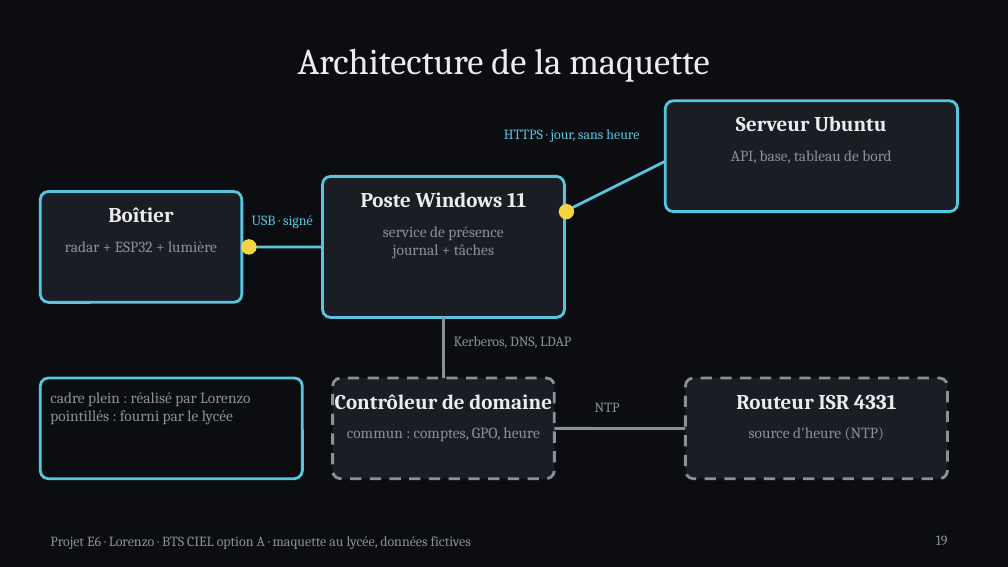
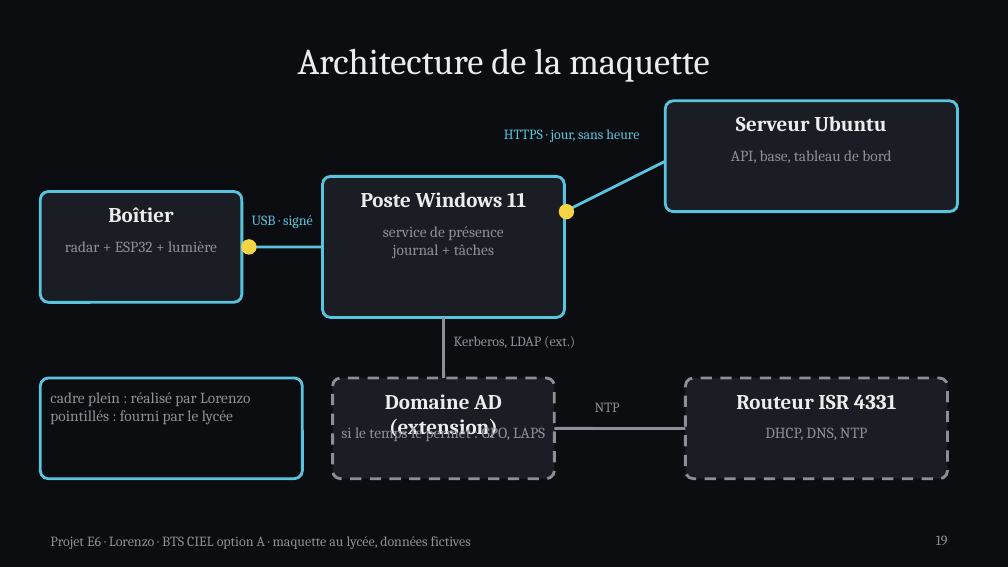
Before and after one commit to bachir151/projet-E6, a slide deck: slide 19 of Projet apprenti 3/livrables/powerpoint-3b1b/Projet_E6_Lorenzo_3b1b.pptx. Drawn at 1008x567 pixels with LibreOffice and Linux fonts; fonts in the diff are those of the drawing. Boxes give left, top, right and bottom in pixels: in the first picture for what was removed or moved away, otherwise in the second. Text is boxed around its words. In the diff, an @@ line names an element or a change of style, - is before the commit and + after.

```diff
--- a/Projet apprenti 3/livrables/powerpoint-3b1b/Projet_E6_Lorenzo_3b1b.pptx
+++ b/Projet apprenti 3/livrables/powerpoint-3b1b/Projet_E6_Lorenzo_3b1b.pptx
@@ text at <box>454,336,575,348</box>: text changed @@
-Kerberos, DNS, LDAP
+Kerberos, LDAP (ext.)
@@ text at <box>385,394,502,439</box>: text changed @@
-Contrôleur de domaine
+Domaine AD (extension)
@@ text at <box>341,425,545,441</box>: text changed @@
-commun : comptes, GPO, heure
+si le temps le permet : GPO, LAPS
@@ text at <box>765,427,867,440</box>: text changed @@
-source d'heure (NTP)
+DHCP, DNS, NTP
```
Also in this commit, not shown: 14 other files.
